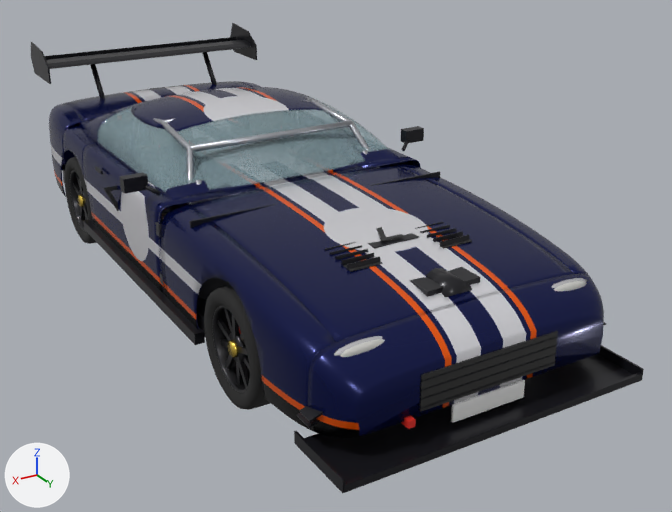
The glTF model godot/assets/longhood.glb: old version first, new version second.
Before and after are seen from a camera (50 mm lens) standing at (2.75, 5.48, 2.79) and looking at (-0.29, 0.42, 0.26). Lighting does not change. The marker at lower left points along +X, +Y and +Z. The older version comes first. Where no turn or scale is listed for an object, it has been applied to the vertices. Vertices at exactly the same position are counted once.

In view in the first picture: 'Airbox', 'Bumper_F', 'Door_FR', 'Fender_R', 'Grille', 'Hood', 'HoodVents', 'IntakeManifold', 'Plate_F', 'RearWing', 'Roof_Pillars', 'SideSkirt_R', 'Splitter', 'Tire_FR', 'Window_FR', 'Windshield' and 24 more.
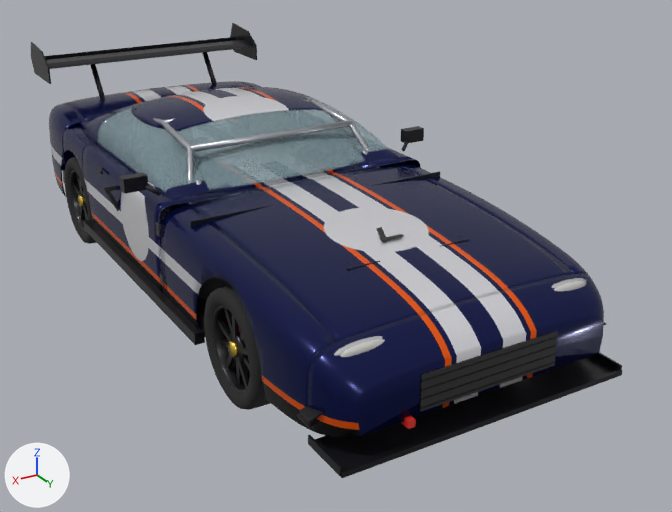
Pixel boxes [x1, y1, x2, y2] of what changed, in the pictures (672 x 512 px; the box of a moved part takes in the faces that stretch with it):
```json
{"object": "Splitter", "change": "rescaled", "before": [294, 345, 644, 493], "after": [308, 352, 623, 478], "on screen": "10% narrower, 15% shorter"}
{"object": "Airbox", "change": "moved, rescaled", "before": [409, 267, 480, 297], "on screen": "not visible afterwards"}
{"object": "Plate_F", "change": "deleted", "before": [451, 380, 525, 423]}
{"object": "HoodVents", "change": "reshaped", "before": [324, 222, 472, 272], "after": [342, 235, 469, 270], "on screen": "mostly hidden afterwards"}
{"object": "IntakeManifold", "change": "moved, rescaled", "before": [368, 233, 419, 248], "on screen": "not visible afterwards"}
{"part": 2, "of": "me_hoodvents", "change": "moved or reshaped", "before": [441, 239, 472, 249], "on screen": "not visible afterwards"}
{"part": 3, "of": "me_hoodvents", "change": "moved or reshaped", "before": [343, 261, 383, 272], "on screen": "not visible afterwards"}
{"part": 4, "of": "me_hoodvents", "change": "moved or reshaped", "before": [415, 222, 470, 246], "after": [441, 235, 469, 246]}
{"part": 5, "of": "me_hoodvents", "change": "moved or reshaped", "before": [324, 242, 381, 269], "after": [342, 261, 380, 270]}
```

The change, as JSON lines over the scene's bpy script:
```json
{"block": "me_splitter", "where": "# used by ob_splitter; location = (0.0, 0.0, 0.0)"}
{"op": "remove", "block": "me_splitter", "code": "me_splitter.from_pydata(...)  # 32 vertices, 48 faces; spans x -0.96..0.96, y 2.11..2.56, z 0.16..0.23"}
{"op": "add", "block": "me_splitter", "code": "me_splitter.from_pydata(...)  # 32 vertices, 48 faces; spans x -0.91..0.91, y 2.14..2.46, z 0.16..0.22"}
{"block": "me_splitter", "change": "me_splitter part 1: the whole mesh is scaled about its middle by (0.947, 0.686, 0.726), then moved by (0.0, -0.03, -0.01)"}
{"block": "me_hoodvents", "where": "# used by ob_hoodvents; location = (0.0, 0.0, 0.0)"}
{"op": "remove", "block": "me_hoodvents", "code": "me_hoodvents.from_pydata(...)  # 96 vertices, 144 faces; spans x -0.4..0.4, y 1.42..1.72, z 0.804..0.835"}
{"op": "add", "block": "me_hoodvents", "code": "me_hoodvents.from_pydata(...)  # 96 vertices, 144 faces; spans x -0.4..0.4, y 1.42..1.72, z 0.787..0.812"}
{"block": "me_hoodvents", "change": "me_hoodvents part 2: the loose piece of 8 vertices spanning x -0.4..-0.2, y 1.42..1.72, z 0.804..0.81 is moved by (0.0, 0.0, -0.017)"}
{"block": "me_hoodvents", "change": "me_hoodvents part 3: the loose piece of 8 vertices spanning x 0.2..0.4, y 1.42..1.72, z 0.804..0.81 is moved by (0.0, 0.0, -0.017)"}
{"block": "me_hoodvents", "change": "me_hoodvents part 4: all 40 vertices in x -0.4..-0.2, y 1.441..1.699, z 0.808..0.835 are scaled about their middle by (1, 0.999, 0.726), then moved by (0.0, 0.0, -0.02)"}
{"block": "me_hoodvents", "change": "me_hoodvents part 5: all 40 vertices in x 0.2..0.4, y 1.441..1.699, z 0.808..0.835 are scaled about their middle by (1, 0.999, 0.726), then moved by (0.0, 0.0, -0.02)"}
{"block": "me_airbox", "where": "# used by ob_airbox; location = (0.0, 0.0, 0.0)"}
{"op": "remove", "block": "me_airbox", "code": "me_airbox.from_pydata(...)  # 40 vertices, 72 faces; spans x -0.17..0.17, y 1.82..2.12, z 0.62..0.81"}
{"op": "add", "block": "me_airbox", "code": "me_airbox.from_pydata(...)  # 40 vertices, 72 faces; spans x -0.17..0.17, y 1.82..2.12, z 0.546..0.699"}
{"block": "me_airbox", "change": "me_airbox part 6: the whole mesh is scaled about its middle by (1, 1, 0.805), then moved by (0.0, 0.0, -0.093)"}
{"block": "me_intakemanifold", "where": "# used by ob_intakemanifold; location = (0.0, 0.0, 0.0)"}
{"op": "remove", "block": "me_intakemanifold", "code": "me_intakemanifold.from_pydata(...)  # 168 vertices, 300 faces; spans x -0.15..0.15, y 1.04..1.56, z 0.705..0.83"}
{"op": "add", "block": "me_intakemanifold", "code": "me_intakemanifold.from_pydata(...)  # 168 vertices, 300 faces; spans x -0.15..0.15, y 1.04..1.56, z 0.665..0.779"}
{"block": "me_intakemanifold", "change": "me_intakemanifold part 7: the whole mesh is scaled about its middle by (1, 1, 0.914), then moved by (0.0, 0.0, -0.046)"}
{"op": "remove", "block": "ob_plate_f", "code": ["ob_plate_f = bpy.data.objects.new('Plate_F', me_plate_f)", "ob_plate_f.location = (0.0, 0.0, 0.0)"]}
```
